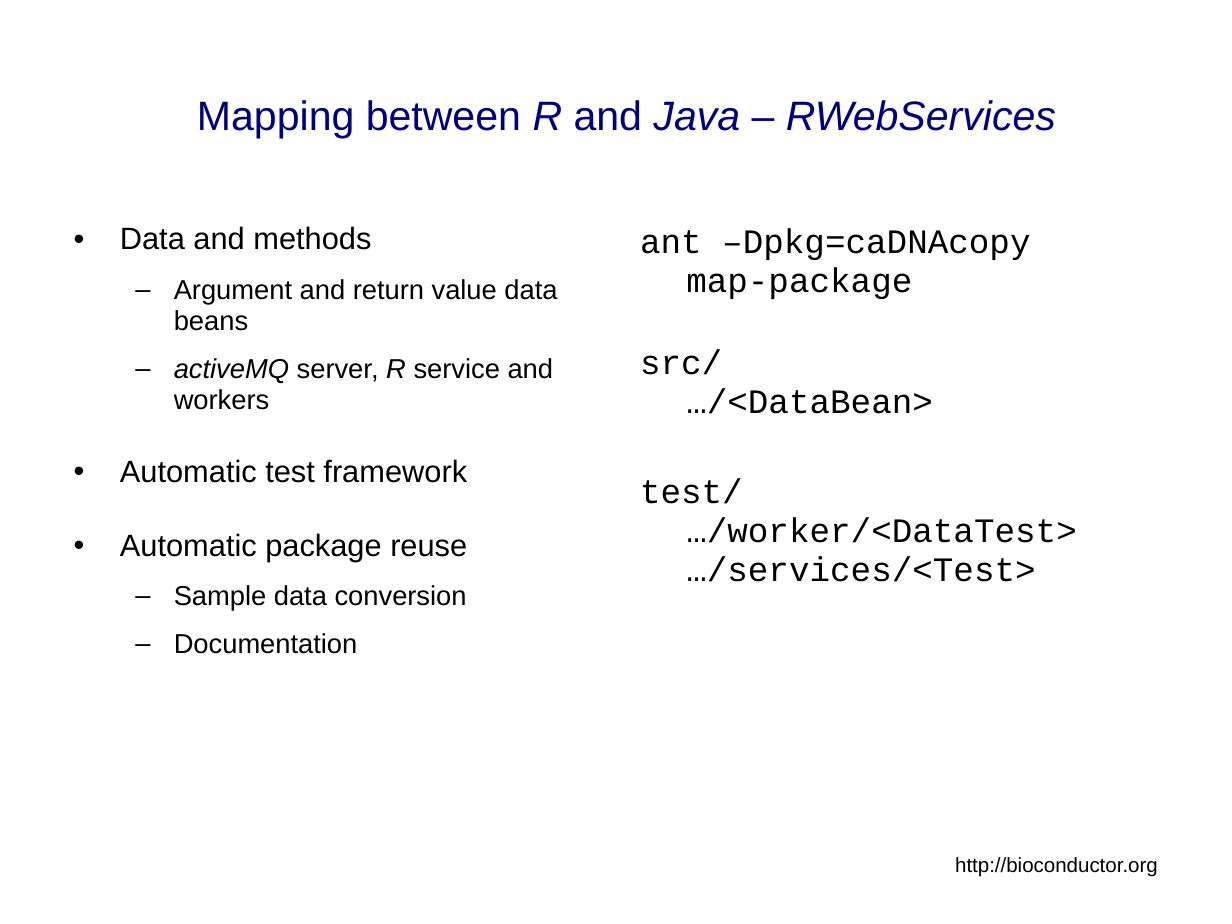
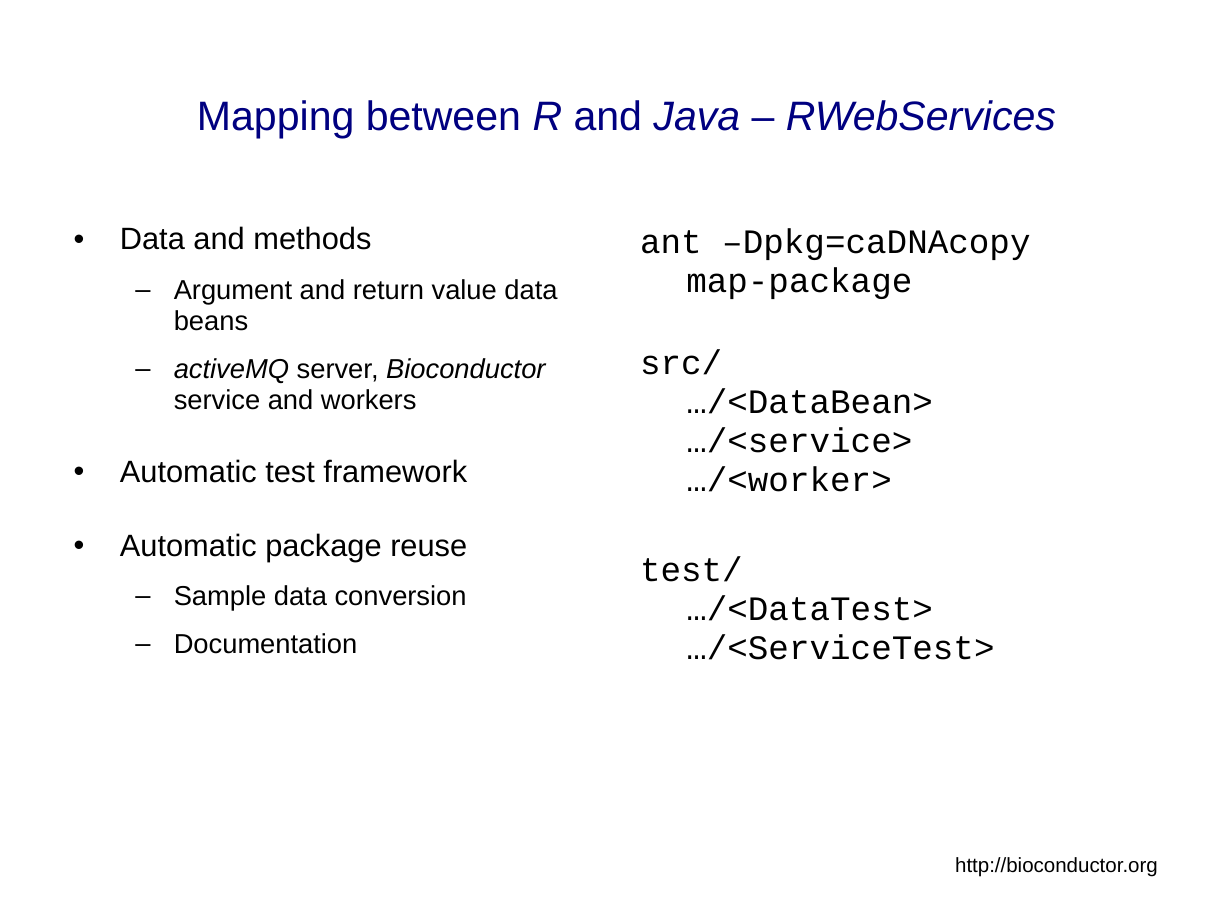
Before and after one commit to NCIP/bioconductor, a slide deck: slide 29 of bioconductor/Presentations/caBIG_Annual_Meeting_2007_Tech_Demo.ppt. Drawn at 1232x924 pixels with LibreOffice and Linux fonts; fonts in the diff are those of the drawing; background and template pictures are left out. Boxes give left, top, right and bottom in pixels: in the first picture for what was removed or moved away, otherwise in the second. Text is boxed around its words. In the diff, an @@ line names an element or a change of style, - is before the commit and + after.

```diff
--- a/bioconductor/Presentations/caBIG_Annual_Meeting_2007_Tech_Demo.ppt
+++ b/bioconductor/Presentations/caBIG_Annual_Meeting_2007_Tech_Demo.ppt
@@ text at [174,358,545,410]: text changed @@
-  – activeMQ server, R service and workers
+  – activeMQ server, Bioconductor service and workers
@@ text at [640,349,994,660]: text changed @@
-src/
-…/<DataBean>
-test/
-…/worker/<DataTest>
-…/services/<Test>
+src/
+…/<DataBean>
+…/<service>
+…/<worker>
+test/
+…/<DataTest>
+…/<ServiceTest>
```
Also in this commit, not shown: 13 other slides changed, 1 slide removed.
